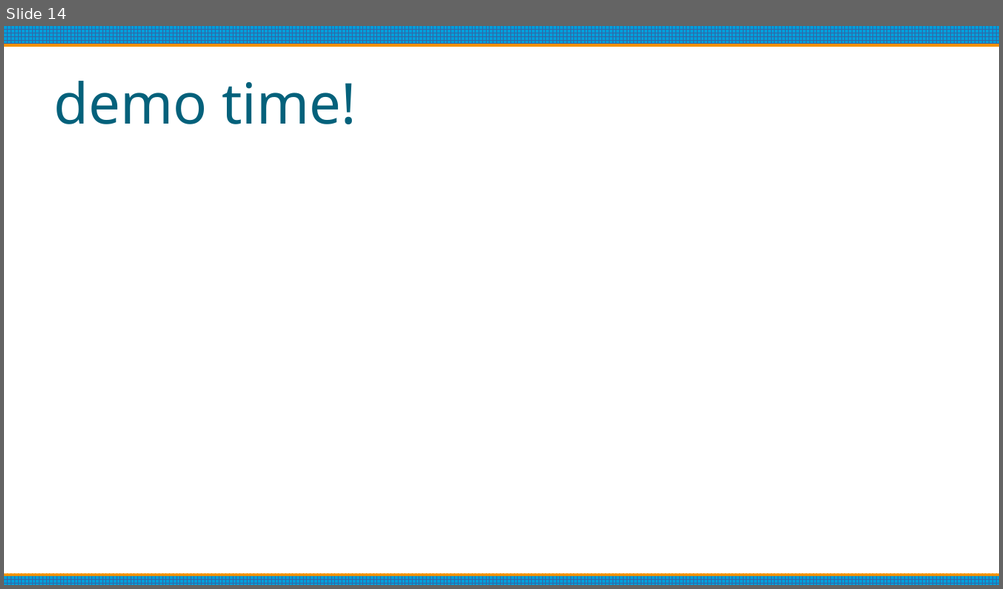
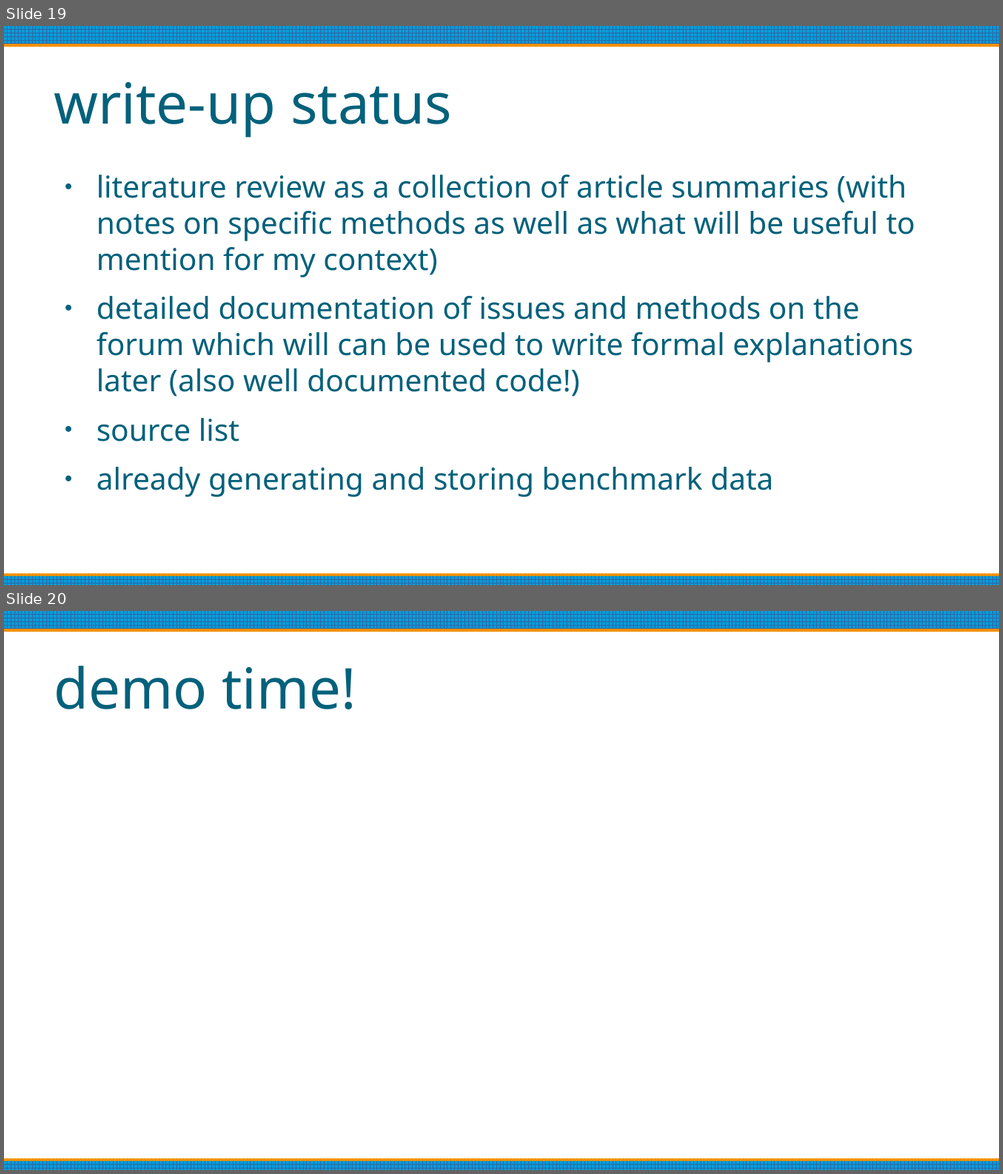
Before and after one commit to oculometric/marching-tetrahedra-fyp, a slide deck: doc/mid project review.odp. Shown one above the other, each under a label of ours: slide 14 before the commit, slides 19 and 20 after it. The pictures are 1003x589 and 1003x1174 pixels, drawn with LibreOffice and Linux fonts; fonts in the diff are those of the drawing. Boxes give left, top, right and bottom in pixels: in the first picture for what was removed or moved away, otherwise in the second. Text is boxed around its words. In the diff, an @@ line names an element or a change of style, - is before the commit and + after.

```diff
--- a/doc/mid project review.odp
+++ b/doc/mid project review.odp
@@ slide 19 added at (x1=4, y1=26, x2=999, y2=585), background #FFFFFF; not listed: 2 template elements that a slide beside it also shows @@
@@ title added at (x1=54, y1=82, x2=452, y2=138), 45 pt, text #04617B @@
+write-up status
@@ text added at (x1=96, y1=175, x2=915, y2=497), 24 pt, text #04617B @@
+● literature review as a collection of article summaries (with notes on specific methods as well as what will be useful to mention for my context)
+● detailed documentation of issues and methods on the forum which will can be used to write formal explanations later (also well documented code!)
+● source list
+● already generating and storing benchmark data
@@ what was slide 14 is now slide 20 @@
```
Also in this commit, not shown: 5 slides changed, 7 other slides added, 3 slides removed, 1 other file.
